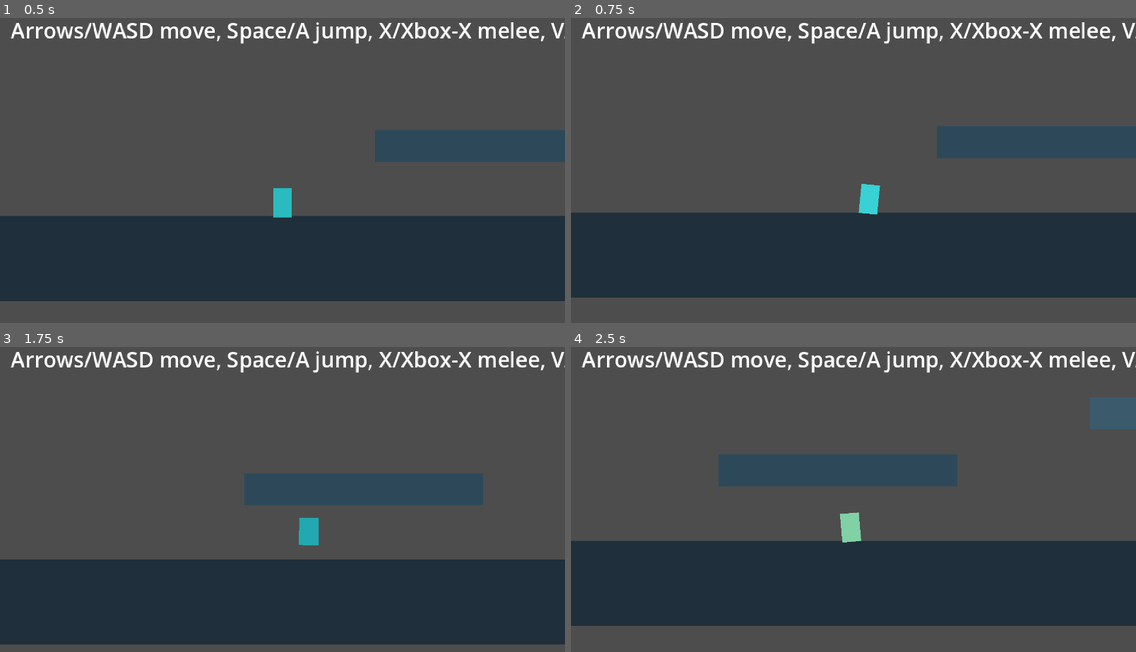
Above: before the commit, frames 1-4 (two rows, left to right).
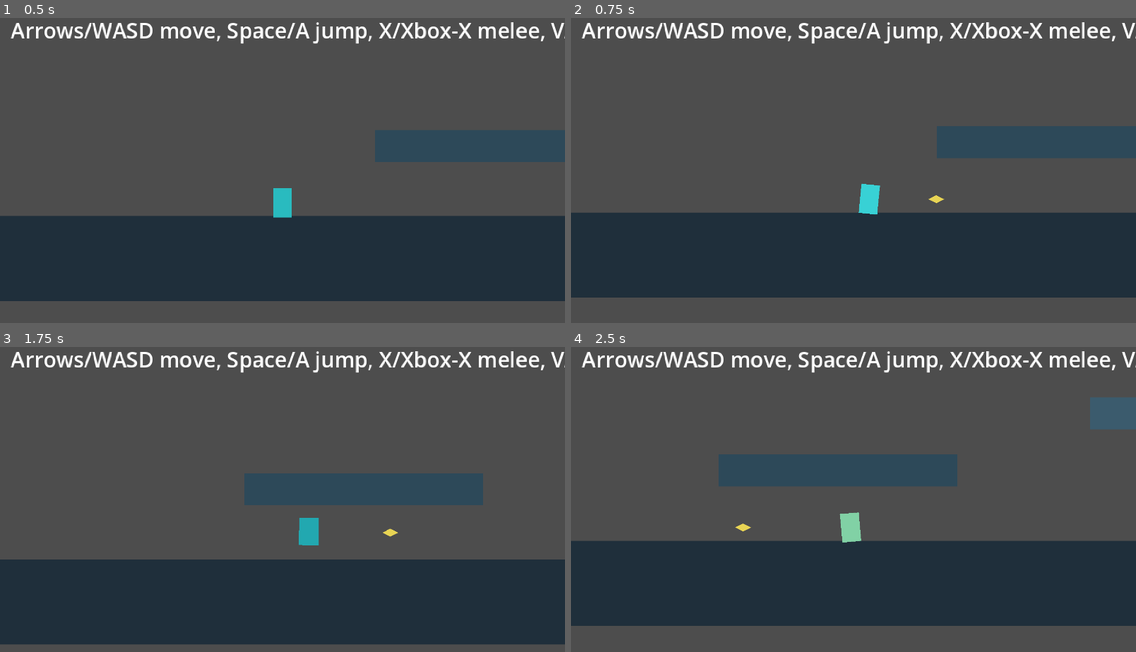
Above: after the commit, the same moments.

Repository: andrewgilliland/awash
Game: Godot game, scene res://scenes/main.tscn
Same seed, same stepped clock (60 frames per second), same inputs: the game is played once before the commit and once after it.
Inputs:
- Up to frame 1 (0.5 s): no input
- Up to frame 2 (0.75 s): hold Right (move_right) from 0.53 s (still down); tap V (ranged_attack) at 0.6 s
- Up to frame 3 (1.75 s): keep holding Right (move_right); tap Space (jump) at 0.77, 1.52 s; tap E (interact) at 1.35 s; tap V (ranged_attack) at 1.55 s
- Up to frame 4 (2.5 s): release Right (move_right) at 2.03 s; hold Left (move_left) from 2.03 s (still down); tap X (melee_attack) at 2.1 s; tap V (ranged_attack) at 2.3 s

Frame 1 is identical in both runs. In frame 2, less than 0.1% of the frame differs, in the area x 63-67%, y 58-61%; in frame 3, less than 0.1%, in the area x 67-71%, y 59-63%; in frame 4, less than 0.1%.

Commit message:
Step 6: add ranged projectile cooldown and resource system

Diff:
--- a/scenes/player/player.tscn
+++ b/scenes/player/player.tscn
@@ -1,6 +1,7 @@
-[gd_scene load_steps=4 format=3]
+[gd_scene load_steps=5 format=3]
 
 [ext_resource type="Script" path="res://scripts/player/player.gd" id="1_3h4r8"]
+[ext_resource type="PackedScene" path="res://scenes/player/player_projectile.tscn" id="2_hjhxw"]
 
 [sub_resource type="CapsuleShape2D" id="CapsuleShape2D_2x6a2"]
 radius = 6.0
@@ -13,6 +14,7 @@
 collision_layer = 2
 collision_mask = 1
 script = ExtResource("1_3h4r8")
+projectile_scene = ExtResource("2_hjhxw")
 
 [node name="CollisionShape2D" type="CollisionShape2D" parent="."]
 position = Vector2(0, -10)
--- /dev/null
+++ b/scenes/player/player_projectile.tscn
@@ -0,0 +1,18 @@
+[gd_scene load_steps=3 format=3]
+
+[ext_resource type="Script" path="res://scripts/player/player_projectile.gd" id="1_w72w6"]
+
+[sub_resource type="CircleShape2D" id="CircleShape2D_kyn2w"]
+radius = 3.0
+
+[node name="PlayerProjectile" type="Area2D"]
+collision_layer = 32
+collision_mask = 25
+script = ExtResource("1_w72w6")
+
+[node name="CollisionShape2D" type="CollisionShape2D" parent="."]
+shape = SubResource("CircleShape2D_kyn2w")
+
+[node name="Visual" type="Polygon2D" parent="."]
+color = Color(0.913725, 0.831373, 0.329412, 1)
+polygon = PackedVector2Array(0, -3, 6, 0, 0, 3, -6, 0)
--- a/scripts/player/player.gd
+++ b/scripts/player/player.gd
@@ -43,6 +43,16 @@
 @export var melee_recovery_seconds: float = 0.16
 @export var melee_damage: int = 1
 @export var melee_knockback: Vector2 = Vector2(120.0, -45.0)
+@export var projectile_scene: PackedScene
+@export var projectile_spawn_offset: Vector2 = Vector2(18.0, -10.0)
+@export var projectile_speed: float = 420.0
+@export var projectile_lifetime_seconds: float = 1.1
+@export var projectile_damage: int = 1
+@export var projectile_knockback: Vector2 = Vector2(95.0, -25.0)
+@export var ranged_cooldown_seconds: float = 0.32
+@export var max_ranged_resource: float = 3.0
+@export var ranged_cost: float = 1.0
+@export var ranged_regen_per_second: float = 1.25
 
 var _input_direction: float = 0.0
 var _coyote_timer: float = 0.0
@@ -58,6 +68,8 @@
 var _attack_phase_timer: float = 0.0
 var _attack_hit_targets: Dictionary = {}
 var _attack_base_position: Vector2 = Vector2.ZERO
+var _ranged_cooldown_timer: float = 0.0
+var _ranged_resource: float = 0.0
 
 @onready var _body_visual: Polygon2D = $Body
 @onready var _attack_area: Area2D = $AttackArea
@@ -66,6 +78,7 @@
 
 func _ready() -> void:
 	_current_health = max_health
+	_ranged_resource = max_ranged_resource
 	_attack_base_position = _attack_area.position
 	_set_attack_hitbox_enabled(false)
 	if not _attack_area.body_entered.is_connected(_on_attack_area_body_entered):
@@ -89,6 +102,7 @@
 
 		_apply_vertical_movement(delta)
 		_handle_attack_press()
+		_handle_ranged_press()
 		_tick_attack_phase(delta)
 		_handle_jump_press()
 		_try_consume_buffered_jump()
@@ -185,6 +199,14 @@
 	_hurt_timer = maxf(0.0, _hurt_timer - delta)
 	_invulnerable_timer = maxf(0.0, _invulnerable_timer - delta)
 	_death_timer = maxf(0.0, _death_timer - delta)
+	_ranged_cooldown_timer = maxf(0.0, _ranged_cooldown_timer - delta)
+
+	if max_ranged_resource > 0.0:
+		_ranged_resource = minf(
+			max_ranged_resource, _ranged_resource + ranged_regen_per_second * delta
+		)
+	else:
+		_ranged_resource = 0.0
 
 	if _state == PlayerState.HURT and _hurt_timer <= 0.0:
 		_update_state_from_motion()
@@ -263,6 +285,74 @@
 		return
 
 	_begin_attack()
+
+
+func _handle_ranged_press() -> void:
+	if not Input.is_action_just_pressed("ranged_attack"):
+		return
+
+	_try_fire_projectile()
+
+
+func _try_fire_projectile() -> void:
+	if _state == PlayerState.DEAD or _state == PlayerState.HURT:
+		return
+
+	if projectile_scene == null:
+		return
+
+	if _ranged_cooldown_timer > 0.0:
+		emit_signal("feedback_event_requested", "ranged_cooldown_blocked")
+		return
+
+	if _ranged_resource < ranged_cost:
+		emit_signal("feedback_event_requested", "ranged_resource_empty")
+		return
+
+	var projectile := projectile_scene.instantiate() as Node2D
+	if projectile == null:
+		return
+
+	var scene_root := get_tree().current_scene
+	if scene_root == null:
+		projectile.queue_free()
+		return
+
+	projectile.global_position = (
+		global_position
+		+ Vector2(projectile_spawn_offset.x * _facing_sign, projectile_spawn_offset.y)
+	)
+
+	if projectile.has_method("initialize"):
+		projectile.call("initialize", _facing_sign, self)
+
+	_try_set_projectile_property(projectile, "speed", projectile_speed)
+	_try_set_projectile_property(projectile, "lifetime_seconds", projectile_lifetime_seconds)
+	_try_set_projectile_property(projectile, "damage", projectile_damage)
+	_try_set_projectile_property(projectile, "knockback", projectile_knockback)
+
+	scene_root.add_child(projectile)
+
+	_ranged_resource = maxf(0.0, _ranged_resource - ranged_cost)
+	_ranged_cooldown_timer = ranged_cooldown_seconds
+	emit_signal("feedback_event_requested", "ranged_fire")
+
+
+func _try_set_projectile_property(
+	projectile: Object, property_name: StringName, value: Variant
+) -> void:
+	for property_data in projectile.get_property_list():
+		if property_data.has("name") and property_data["name"] == property_name:
+			projectile.set(property_name, value)
+			return
+
+
+func get_ranged_resource() -> float:
+	return _ranged_resource
+
+
+func get_ranged_cooldown_remaining() -> float:
+	return _ranged_cooldown_timer
 
 
 func _begin_attack() -> void:
--- /dev/null
+++ b/scripts/player/player_projectile.gd
@@ -0,0 +1,70 @@
+extends Area2D
+
+signal projectile_hit(target: Node)
+
+@export var speed: float = 420.0
+@export var lifetime_seconds: float = 1.1
+@export var damage: int = 1
+@export var knockback: Vector2 = Vector2(95.0, -25.0)
+
+var _direction: float = 1.0
+var _time_left: float = 0.0
+var _has_resolved_hit: bool = false
+
+
+func _ready() -> void:
+	_time_left = lifetime_seconds
+	if not body_entered.is_connected(_on_body_entered):
+		body_entered.connect(_on_body_entered)
+	if not area_entered.is_connected(_on_area_entered):
+		area_entered.connect(_on_area_entered)
+
+
+func _physics_process(delta: float) -> void:
+	if _has_resolved_hit:
+		return
+
+	_time_left = maxf(0.0, _time_left - delta)
+	if _time_left <= 0.0:
+		queue_free()
+		return
+
+	global_position += Vector2(speed * _direction * delta, 0.0)
+
+
+func initialize(direction_sign: float, source: Node = null) -> void:
+	_direction = 1.0 if direction_sign >= 0.0 else -1.0
+	set_meta("source", source)
+
+
+func _on_body_entered(body: Node2D) -> void:
+	_resolve_hit(body)
+
+
+func _on_area_entered(area: Area2D) -> void:
+	if area == null:
+		return
+
+	if area.get_parent() != null:
+		_resolve_hit(area.get_parent())
+
+
+func _resolve_hit(target: Node) -> void:
+	if _has_resolved_hit:
+		return
+
+	if target == null:
+		return
+
+	var source: Variant = get_meta("source", null)
+	if target == source:
+		return
+
+	_has_resolved_hit = true
+
+	if target.has_method("take_damage"):
+		var hit_knockback := Vector2(knockback.x * _direction, knockback.y)
+		target.call("take_damage", damage, hit_knockback)
+
+	emit_signal("projectile_hit", target)
+	queue_free()
--- a/tests/test_runner.gd
+++ b/tests/test_runner.gd
@@ -7,6 +7,7 @@
 func _init() -> void:
 	_run_test("Player scene loads", _test_player_scene_loads)
 	_run_test("Player defaults sane", _test_player_default_values)
+	_run_test("Player ranged defaults sane", _test_player_ranged_defaults)
 
 	if _failures > 0:
 		push_error("%d test(s) failed" % _failures)
@@ -56,3 +57,22 @@
 	is_valid = is_valid and player.get("has_double_jump") == false
 	player.queue_free()
 	return is_valid
+
+
+func _test_player_ranged_defaults() -> bool:
+	var packed_scene := load(PLAYER_SCENE_PATH) as PackedScene
+	if packed_scene == null:
+		return false
+
+	var player := packed_scene.instantiate()
+	if player == null:
+		return false
+
+	var is_valid := true
+	is_valid = is_valid and player.get("projectile_scene") != null
+	is_valid = is_valid and player.get("ranged_cooldown_seconds") > 0.0
+	is_valid = is_valid and player.get("max_ranged_resource") >= 1.0
+	is_valid = is_valid and player.get("ranged_cost") > 0.0
+	is_valid = is_valid and player.get("ranged_regen_per_second") > 0.0
+	player.queue_free()
+	return is_valid
Not shown, changed: README.md
